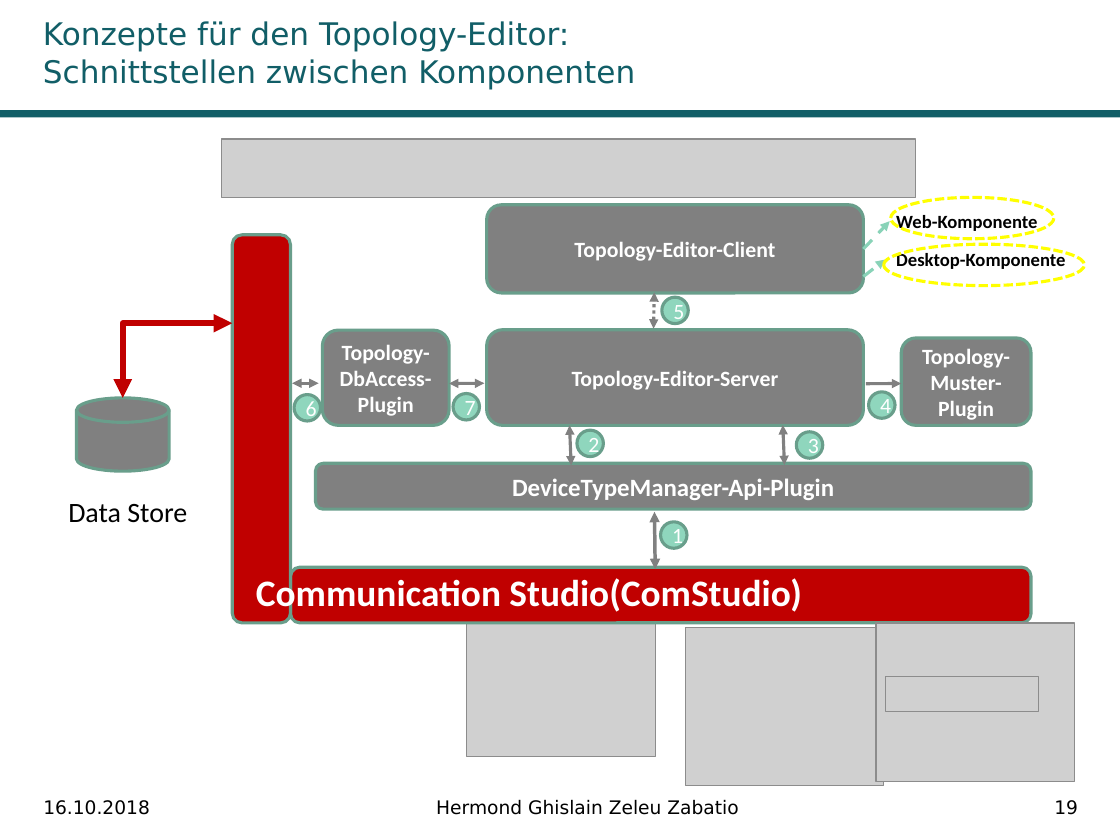
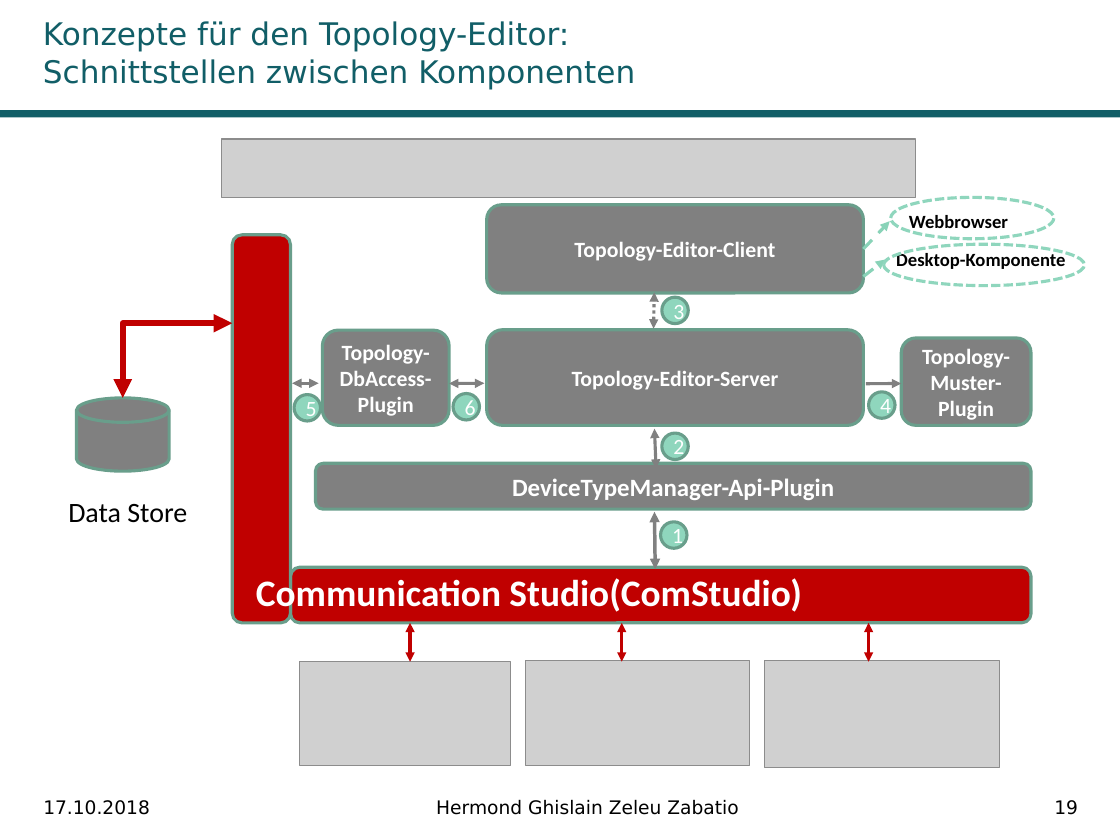
Before and after one commit to Ghislain1/zoe-fb-app, a slide deck: slide 19 of Master-Abschluss.pptx. Drawn at 1120x840 pixels with LibreOffice and Linux fonts; fonts in the diff are those of the drawing; grey boxes stand for pictures; background and template pictures are left out. Boxes give left, top, right and bottom in pixels: in the first picture for what was removed or moved away, otherwise in the second. Text is boxed around its words. In the diff, an @@ line names an element or a change of style, - is before the commit and + after.

```diff
--- a/Master-Abschluss.pptx
+++ b/Master-Abschluss.pptx
@@ ellipse at (890,197,1054,239): outline #FFFF00 2 pt dashed to #8FD6BD 2 pt dashed @@
@@ text at (909,215,1008,234): text changed @@
-Web-Komponente
+Webbrowser
@@ ellipse at (884,244,1084,286): outline #FFFF00 2 pt dashed to #8FD6BD 2 pt dashed @@
@@ text in ellipse at (673,300,684,325): text changed @@
-5
+3
@@ ellipse added at (295,394,321,421), fill #8FD6BD, outline #6A9E8C 2 pt, 14 pt, text #FFFFFF @@
+5
@@ ellipse "6": place and size @@
-ellipse "6" at (295,394,321,421)
+ellipse "6" at (454,393,480,420)
@@ ellipse removed at (454,393,480,420) @@
-7
@@ double arrow removed from (571, 465) to (570, 426) @@
@@ double arrow moved from (784, 465) - (783, 426) to (656, 469) - (654, 429) @@
@@ ellipse "2": place and size @@
-ellipse "2" at (577,430,604,457)
+ellipse "2" at (662,433,689,460)
@@ ellipse removed at (796,432,823,459) @@
-3
@@ double arrow added from (410, 623) to (410, 662), #C00000 2 pt @@
@@ picture removed at (466,615,655,756) @@
@@ double arrow added from (622, 623) to (622, 662), #C00000 2 pt @@
@@ picture removed at (685,627,884,786) @@
@@ double arrow added from (869, 623) to (869, 662), #C00000 2 pt @@
@@ picture removed at (876,623,1074,782) @@
@@ picture added at (300,662,511,766) @@
@@ picture added at (525,661,749,766) @@
@@ picture added at (765,661,1000,768) @@
@@ picture removed at (885,676,1038,711) @@
@@ text at (43,800,150,815): text changed @@
-16.10.2018
+17.10.2018
```
Also in this commit, not shown: 28 other slides changed.
